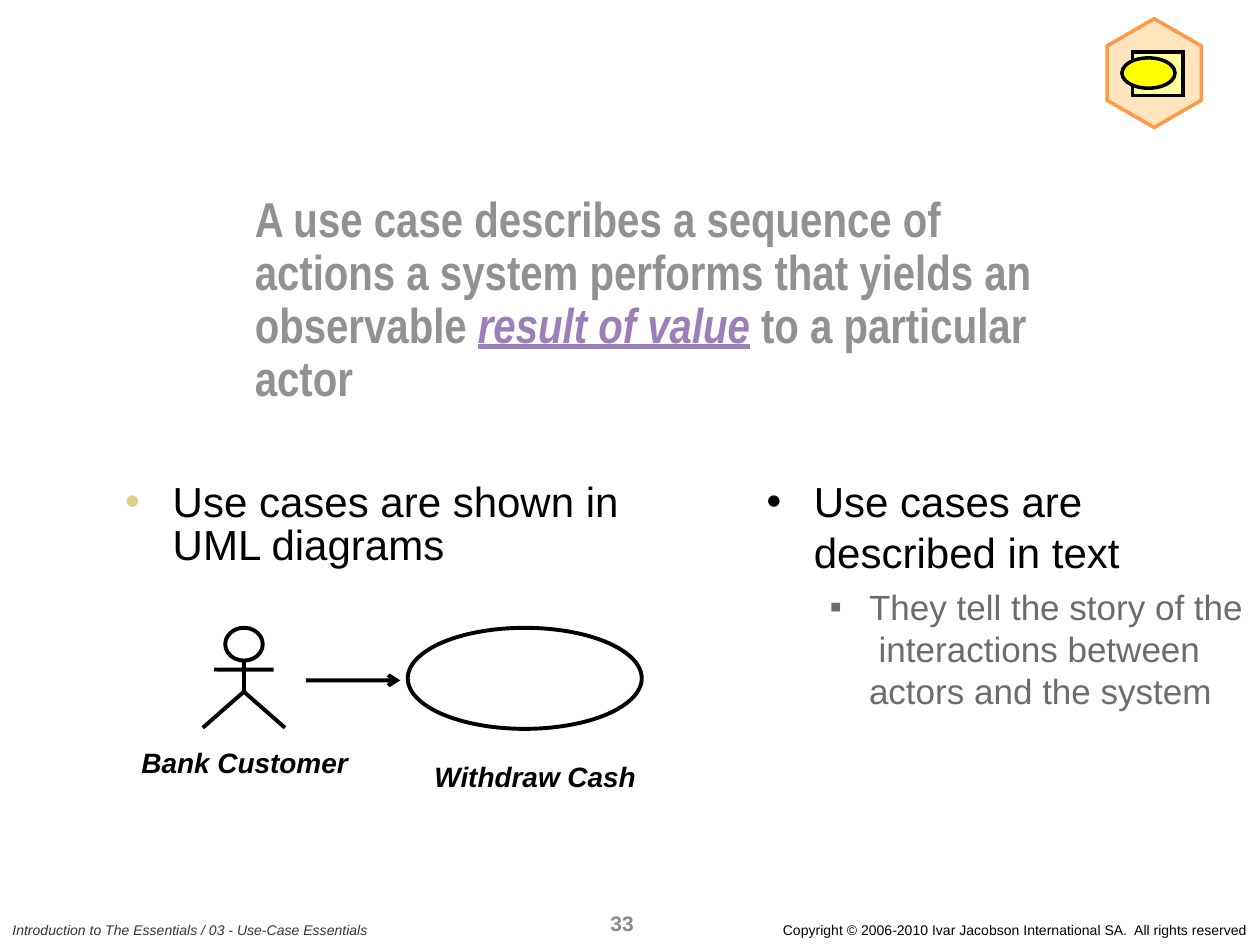
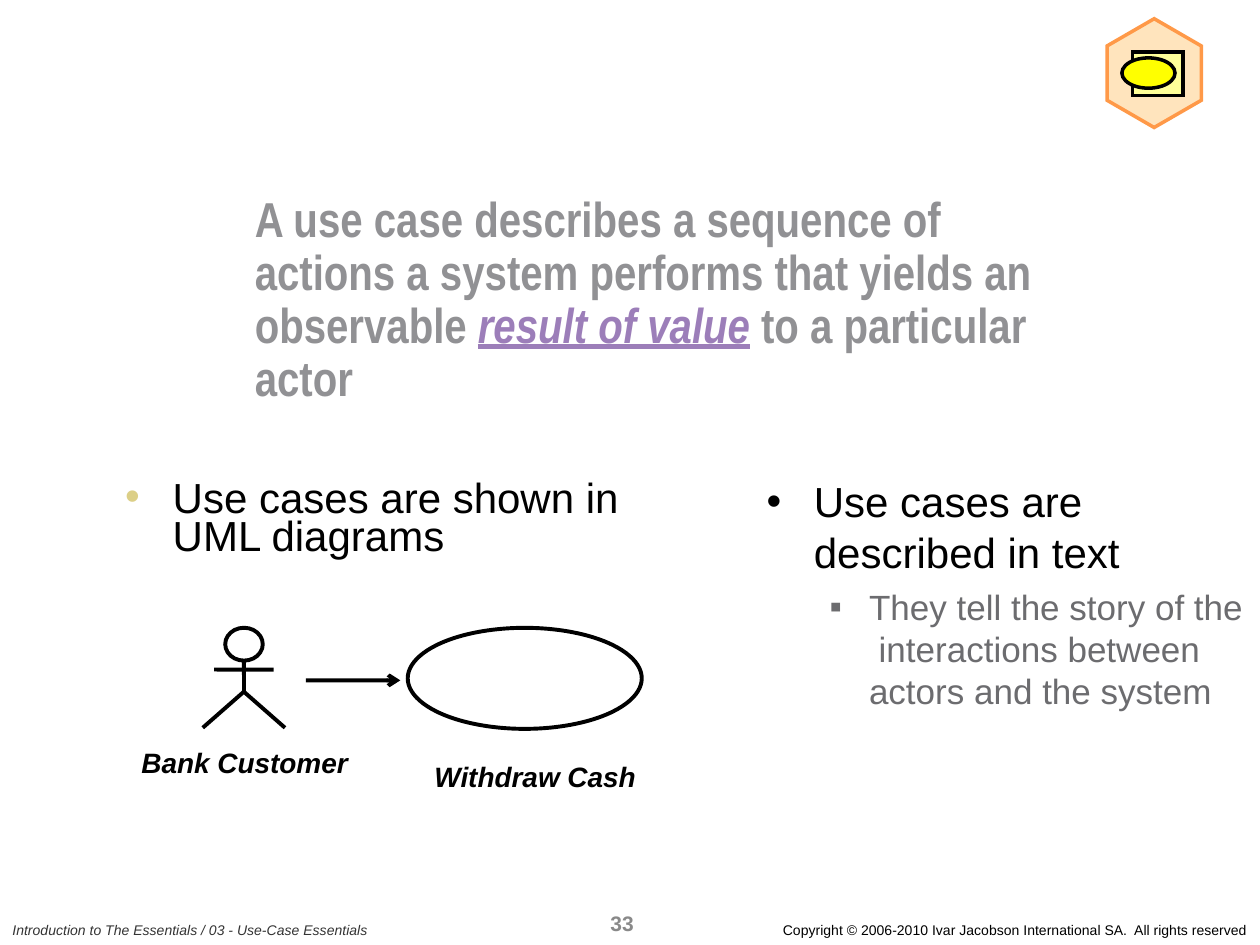
Before and after one commit to AdamCorbinFAUPhD/CEN5035-Software-Engineering, a slide deck: slide 33 of modules/05_use-case_essentials.ppt. Drawn at 1260x945 pixels with LibreOffice and Linux fonts; fonts in the diff are those of the drawing; background and template pictures are left out. Boxes give left, top, right and bottom in pixels: in the first picture for what was removed or moved away, otherwise in the second. Text is boxed around its words. In the diff, an @@ line names an element or a change of style, - is before the commit and + after.

```diff
--- a/modules/05_use-case_essentials.ppt
+++ b/modules/05_use-case_essentials.ppt
@@ text "Use cases are shown in ..." at [173,482,619,559]: line spacing 0.85 to 0.75 @@
```
Also in this commit, not shown: 6 other slides changed, 4 other files.
